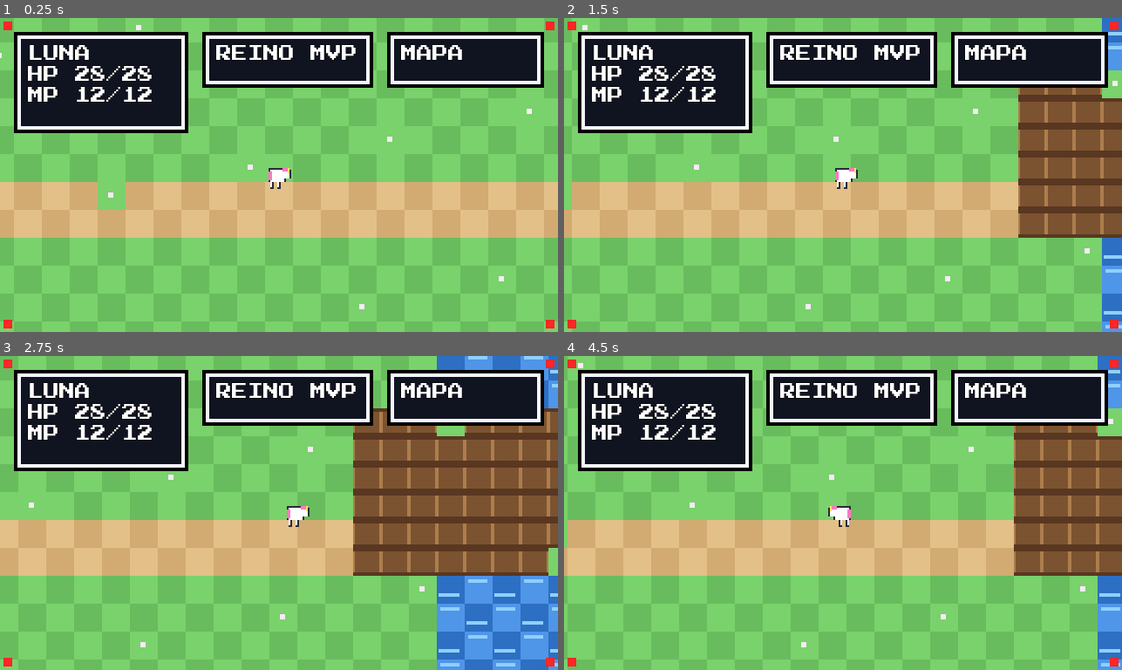
Above: before the commit, frames 1-4 (two rows, left to right).
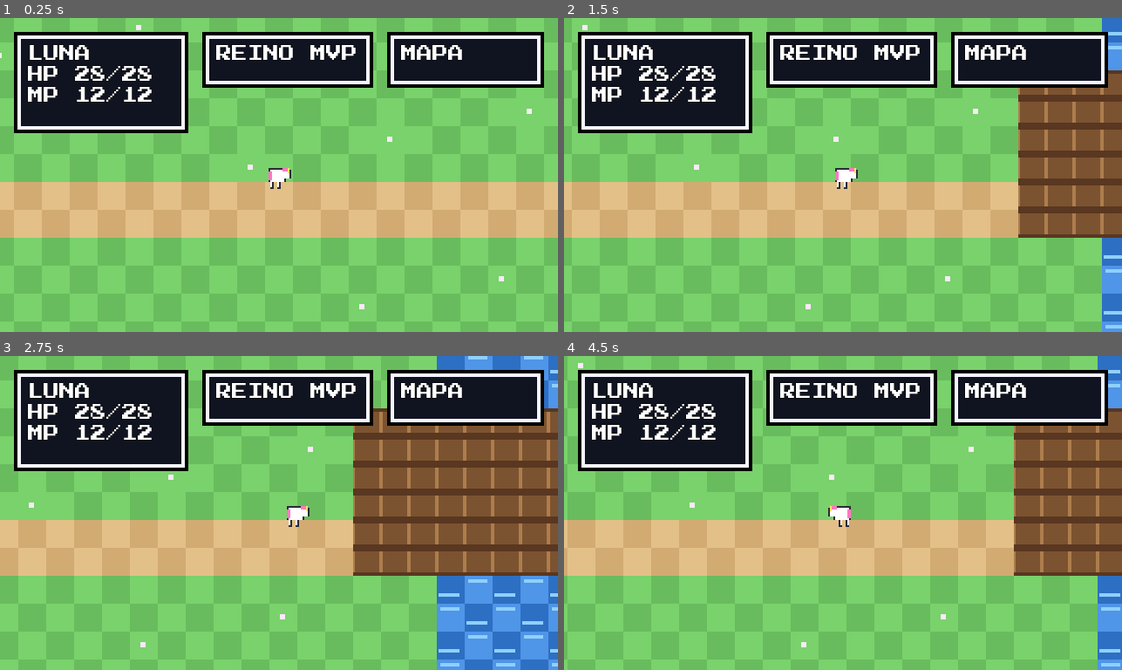
Above: after the commit, the same moments.

Repository: lualab-xyz/rpg-unicorn-platform
Game: Godot game, scene res://scenes/main.tscn
Two runs of this game, one before a commit and one after it. Both use one fixed random seed, a clock stepped at 60 frames per second and the inputs below.
Inputs (mouse positions are in pixels of both pictures, inside the frame that each line leads up to):
- Up to frame 1 (0.25 s): no input
- Up to frame 2 (1.5 s): tap Enter (ui_accept) at 0.5, 0.77 s; move the mouse to (965, 159) at 0.52 s; hold Right (ui_right) 0.53-1.25 s; tap Q at 0.6 s; click (965, 159) at 0.67 s; drag from (731, 190) to (815, 237) at 1.27 s
- Up to frame 3 (2.75 s): move the mouse to (334, 443) at 2.02 s; hold Right (ui_right) from 2.03 s (still down); tap Q at 2.1 s
- Up to frame 4 (4.5 s): release Right (ui_right) at 2.75 s; drag from (815, 575) to (675, 465) at 2.77 s; tap Enter (ui_accept) at 3.5, 3.77 s; move the mouse to (1010, 560) at 3.52 s; hold Left (ui_left) 3.53-4.25 s; tap Q at 3.6 s; drag from (675, 465) to (759, 434) at 4.27 s

The runs differ from the first frame. In frame 1, 0.6% of the frame differs, in the area x 0-100%, y 1-99%; in frame 2, 0.6%; in frame 3, 0.5%; in frame 4, 0.5%.

Commit message:
polish mobile controls and npc dialogue fallback behavior

Diff:
--- a/apps/godot-player/scripts/main.gd
+++ b/apps/godot-player/scripts/main.gd
@@ -26,13 +26,10 @@
 @onready var top_title_label: Label = $HUD/TopTitle/Label
 @onready var top_map_label: Label = $HUD/TopMap/Label
 @onready var corner_markers: Control = $HUD/CornerMarkers
-@onready var marker_tl: ColorRect = $HUD/CornerMarkers/TopLeft
-@onready var marker_tr: ColorRect = $HUD/CornerMarkers/TopRight
-@onready var marker_bl: ColorRect = $HUD/CornerMarkers/BottomLeft
-@onready var marker_br: ColorRect = $HUD/CornerMarkers/BottomRight
 
 var touch_axis := Vector2.ZERO
 var hud_index := 0
+var was_near_npc := false
 
 var dialogue_active := false
 var dialogue_node := ""
@@ -120,8 +117,11 @@
     var can_talk := _near_npc()
     btn_talk.visible = can_talk and not dialogue_active
     btn_select.visible = dialogue_active
-    touch_pad.set_enabled(_is_mobile_ui() and not dialogue_active)
+    touch_pad.set_enabled(false)
     dpad.visible = _is_mobile_ui() and not dialogue_active
+
+    if can_talk and not was_near_npc and not dialogue_active:
+        _start_dialogue()
 
     if can_talk and not dialogue_active:
         if Input.is_action_pressed("ui_accept"):
@@ -140,6 +140,8 @@
             _step_choice(1)
         if Input.is_action_just_pressed("ui_accept"):
             _accept_choice()
+
+    was_near_npc = can_talk
 
 
 func _movement_axis() -> Vector2:
@@ -292,7 +294,7 @@
         pad_label.size = Vector2(84, 18)
         btn_talk.position = Vector2(vp.x - 100, vp.y - 112)
         btn_select.position = Vector2(vp.x - 100, vp.y - 70)
-        dpad.position = Vector2(8, 96)
+        dpad.position = Vector2(8, vp.y - 120)
         dpad.size = Vector2(112, 112)
     else:
         top_stats.position = Vector2(8, 8)
@@ -317,14 +319,10 @@
         dpad.position = Vector2(8, vp.y - 120)
         dpad.size = Vector2(112, 112)
 
-    touch_pad.set_enabled(mobile and not dialogue_active)
+    touch_pad.set_enabled(false)
     dpad.visible = mobile and not dialogue_active
 
-    corner_markers.visible = true
-    marker_tl.position = Vector2(2, 2)
-    marker_tr.position = Vector2(vp.x - 7, 2)
-    marker_bl.position = Vector2(2, vp.y - 7)
-    marker_br.position = Vector2(vp.x - 7, vp.y - 7)
+    corner_markers.visible = false
 
     _refresh_top_labels()
 
--- a/apps/godot-player/scripts/world_renderer.gd
+++ b/apps/godot-player/scripts/world_renderer.gd
@@ -63,8 +63,27 @@
         for x in range(w_tiles):
             var even := (x + y) % 2 == 0
             _set_cell(LAYER_GROUND, x, y, 0 if even else 1, 0)
-            if int(x * 13 + y * 7) % 29 == 0:
+            if int(x * 13 + y * 7) % 29 == 0 and _is_grass_only_cell(x, y):
                 _set_cell(LAYER_DECOR, x, y, 2, 0)
+
+
+func _is_grass_only_cell(tile_x: int, tile_y: int) -> bool:
+    var wx := tile_x * TILE + TILE / 2
+    var wy := tile_y * TILE + TILE / 2
+
+    var river := Rect2(980, 120, 260, 1160)
+    var bridge := Rect2(940, 640, 340, 110)
+    if river.has_point(Vector2(wx, wy)):
+        return false
+    if bridge.has_point(Vector2(wx, wy)):
+        return false
+
+    var path_a := Rect2(120, 705, 860, 42)
+    var path_b := Rect2(1240, 705, 840, 42)
+    if path_a.has_point(Vector2(wx, wy)) or path_b.has_point(Vector2(wx, wy)):
+        return false
+
+    return true
 
 
 func _build_water() -> void:
Not shown, changed: AGENT_CONTEXT/PLAN.md
Not shown, changed: AGENT_CONTEXT/STATE.md
